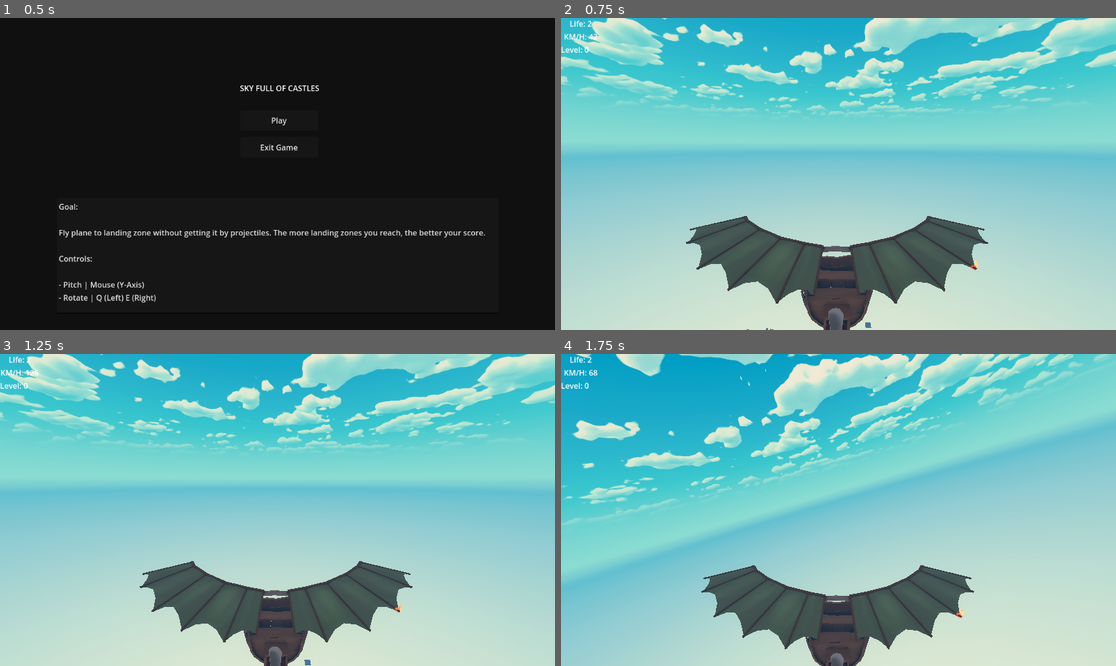
Above: before the commit, frames 1-4 (two rows, left to right).
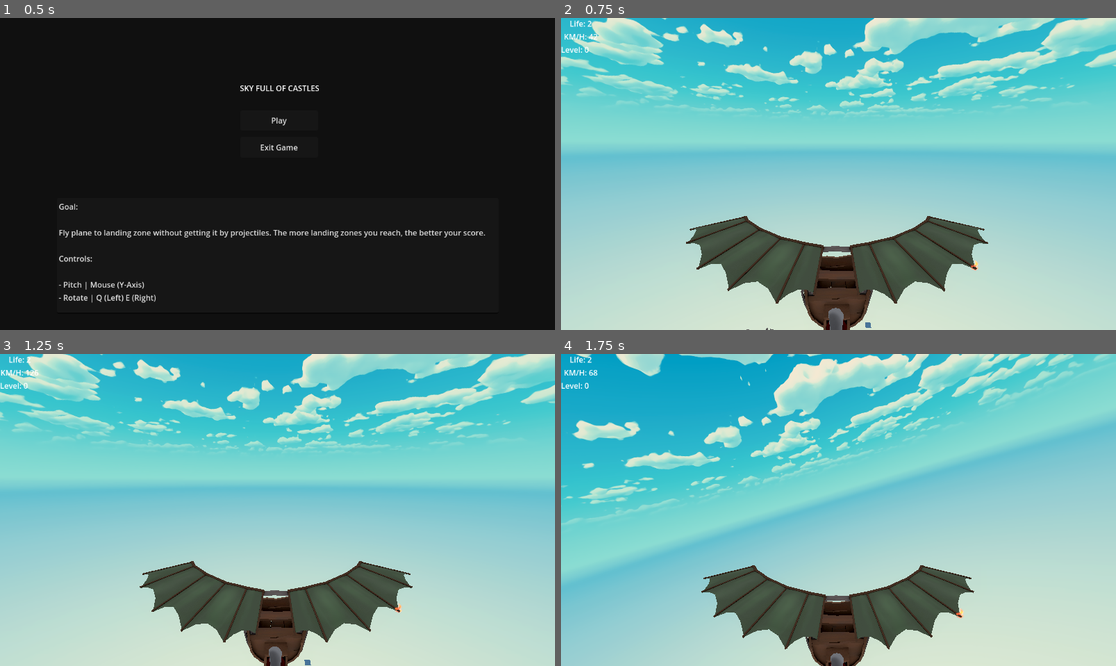
Above: after the commit, the same moments.

Repository: SimDubz/godot_gamejam_01
Game: Godot game, scene res://scenes/main_menu.tscn
Same seed, same stepped clock (60 frames per second), same inputs: the game is played once before the commit and once after it.
Inputs (mouse positions are in pixels of both pictures, inside the frame that each line leads up to):
- Up to frame 1 (0.5 s): no input
- Up to frame 2 (0.75 s): click "Play" at 0.5 s
- Up to frame 3 (1.25 s): no input
- Up to frame 4 (1.75 s): tap Enter (ui_accept) at 1.25, 1.52 s; move the mouse to (866, 510) at 1.27 s; hold E (rotate_right) from 1.28 s (still down)

Frame 1 is identical in both runs. In frame 2, 2.6% of the frame differs, in the area x 22-77%, y 63-100%; in frame 3, 2.3%; in frame 4, 2.3%.

Commit message:
disable fog on shader_base

Diff:
--- a/arts/shaders/shader_base.gdshader
+++ b/arts/shaders/shader_base.gdshader
@@ -1,5 +1,5 @@
 shader_type spatial;
-render_mode unshaded;
+render_mode unshaded, fog_disabled;
 uniform vec4 albedo_color : source_color = vec4(1,1,1,1);
 uniform sampler2D texture_albedo : source_color, filter_linear;
 
